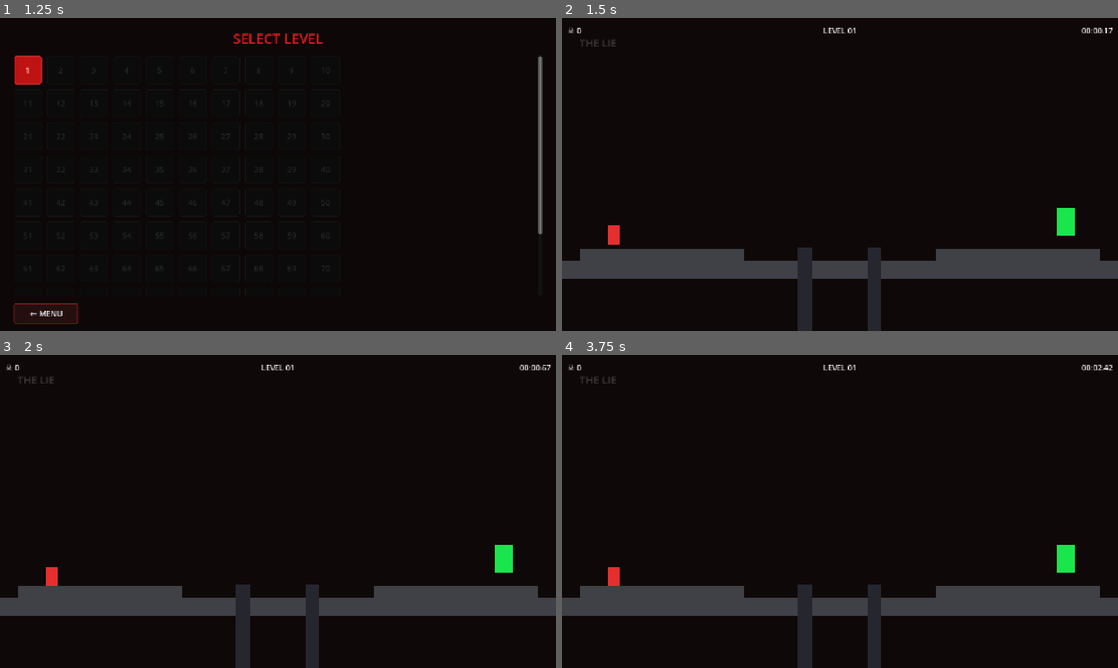
Above: before the commit, frames 1-4 (two rows, left to right).
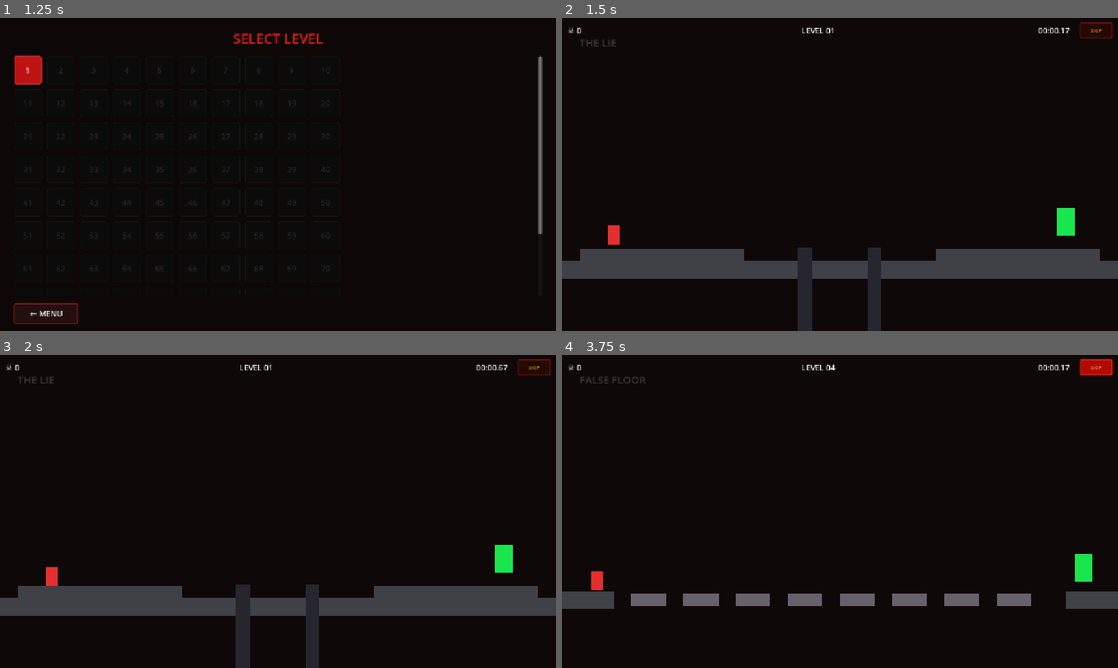
Above: after the commit, the same moments.

Repository: Starland9/The-Devil-Path-Game
Game: Godot game, scene res://scenes/intro.tscn
Two runs of this game, one before a commit and one after it. Both use one fixed random seed, a clock stepped at 60 frames per second and the inputs below.
Inputs (mouse positions are in pixels of both pictures, inside the frame that each line leads up to):
- Up to frame 1 (1.25 s): click "PLAY" at 0.5 s
- Up to frame 2 (1.5 s): click "1" at 1.25 s
- Up to frame 3 (2 s): no input
- Up to frame 4 (3.75 s): click (1095, 367) at 2 s, where only the run after the commit has a clickable "SKIP"; click (1095, 367) at 2.75 s, where only the run after the commit has a clickable "SKIP"; click (1095, 367) at 3.5 s, where only the run after the commit has a clickable "SKIP"

Frame 1 is identical in both runs. In frame 2, 0.3% of the frame differs, in the area x 43-100%, y 1-7%; in frame 3, 0.3%; in frame 4, 9.9%, in the area x 0-100%, y 1-100%.

Commit message:
Ajout d'un bouton "SKIP" dans l'interface HUD et gestion de la demande de saut dans la logique de niveau

Diff:
--- a/scenes/hud.tscn
+++ b/scenes/hud.tscn
@@ -27,7 +27,7 @@
 anchor_bottom = 0.0
 offset_left = 12.0
 offset_top = 10.0
-offset_right = 1268.0
+offset_right = 1168.0
 offset_bottom = 48.0
 grow_horizontal = 2
 size_flags_horizontal = 3
@@ -58,6 +58,20 @@
 [node name="Timer" type="Timer" parent="DeathOverlay"]
 one_shot = true
 wait_time = 0.45
+
+[node name="SkipButton" type="Button" parent="."]
+anchors_preset = 1
+anchor_left = 1.0
+anchor_right = 1.0
+anchor_bottom = 0.0
+offset_left = -88.0
+offset_top = 10.0
+offset_right = -12.0
+offset_bottom = 40.0
+grow_horizontal = 0
+text = "SKIP"
+theme_override_font_sizes/font_size = 12
+modulate = Color(1, 0.65, 0.2, 0.9)
 
 [node name="MobileControls" type="Control" parent="."]
 visible = false
@@ -162,3 +176,4 @@
 shape = SubResource("Rect_ts_sprint")
 
 [connection signal="timeout" from="DeathOverlay/Timer" to="." method="_on_timer_timeout"]
+[connection signal="pressed" from="SkipButton" to="." method="_on_skip_button_pressed"]
--- a/scripts/level/level_base.gd
+++ b/scripts/level/level_base.gd
@@ -25,6 +25,8 @@
 	_spawn_player()
 	exit_area.body_entered.connect(_on_exit_entered)
 	death_zone.body_entered.connect(_on_death_zone_entered)
+	if hud_layer != null and hud_layer.has_signal("skip_requested"):
+		hud_layer.connect("skip_requested", Callable(self, "_on_skip_requested"))
 	_hud_call("set_level_name", "LEVEL %02d" % level_id)
 	_hud_call("update_deaths", _death_count)
 
@@ -74,6 +76,14 @@
 func _on_death_zone_entered(body: Node) -> void:
 	if body == _player:
 		_player.kill()
+
+func _on_skip_requested() -> void:
+	if not _active:
+		return
+	_active = false
+	_gs.save_level_result(level_id, _death_count, _timer)
+	_unlock_ability_if_needed()
+	_go_to_next()
 
 func _go_to_next() -> void:
 	if next_level_scene != "":
--- a/scripts/ui/hud.gd
+++ b/scripts/ui/hud.gd
@@ -1,4 +1,5 @@
 extends CanvasLayer
+signal skip_requested
 
 # HUD in-level: deaths counter (top-left), timer (top-right), level name (top-center)
 # Driven by LevelBase._hud_call()
@@ -45,3 +46,6 @@
 
 func _on_timer_timeout() -> void:
 	overlay.visible = false
+
+func _on_skip_button_pressed() -> void:
+	emit_signal("skip_requested")
